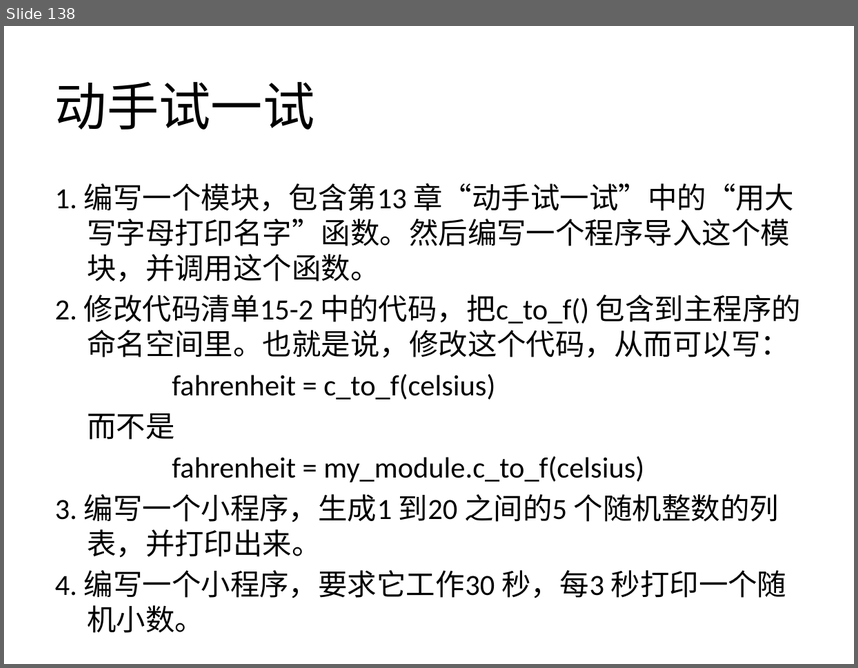
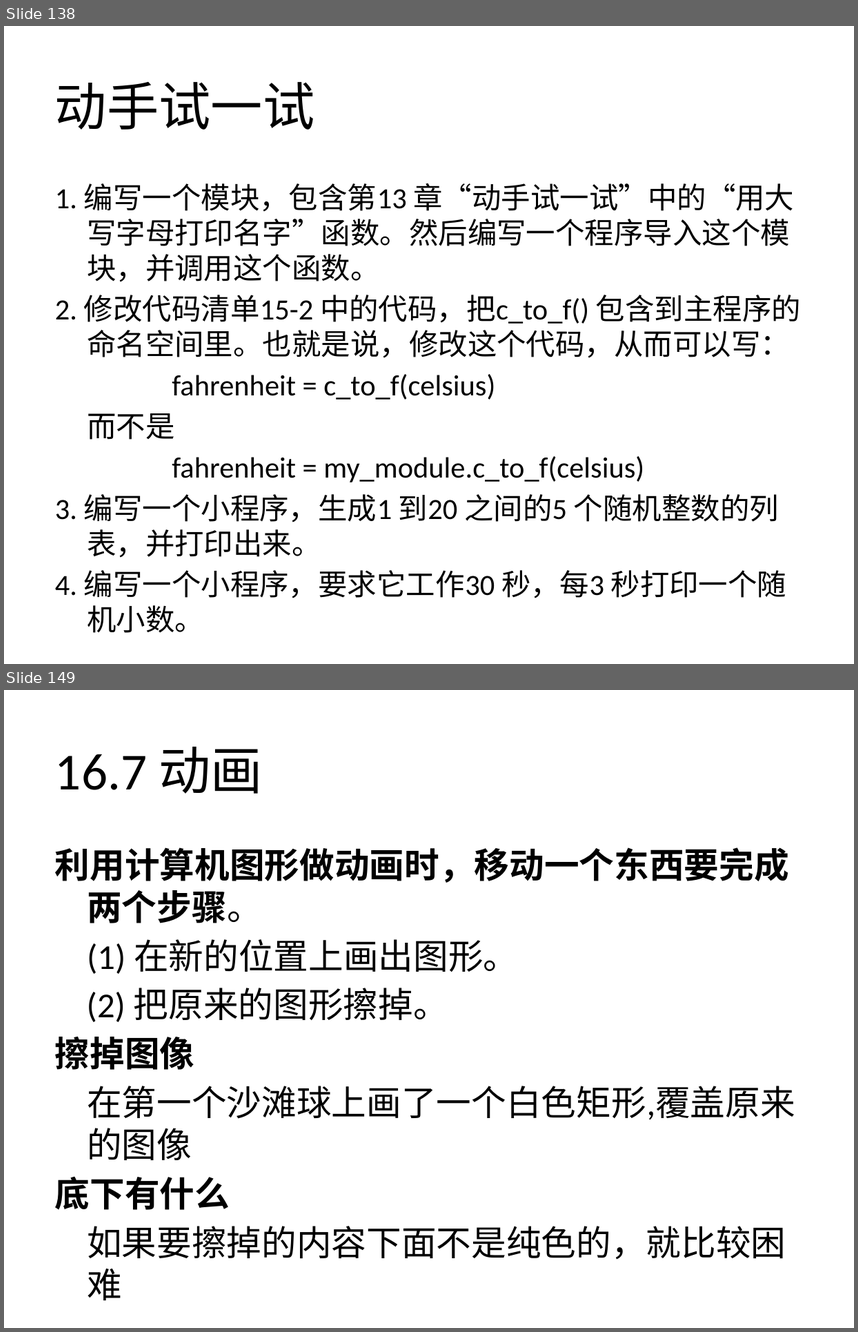
Before and after one commit to zhinan18/Python3, a slide deck: readme/Python3.pptx. Shown one above the other, each under a label of ours: slide 138 before the commit, slides 138 and 149 after it; the slides between them are not shown. The pictures are 858x668 and 858x1332 pixels, drawn with LibreOffice and Linux fonts; fonts in the diff are those of the drawing. Boxes give left, top, right and bottom in pixels: in the first picture for what was removed or moved away, otherwise in the second. Text is boxed around its words. In the diff, an @@ line names an element or a change of style, - is before the commit and + after.

```diff
--- a/readme/Python3.pptx
+++ b/readme/Python3.pptx
@@ slide 149 added at (4, 690, 854, 1328), background #FFFFFF @@
@@ title added at (55, 747, 263, 793), 44 pt, text #000000 @@
+16.7 动画
@@ text added at (55, 847, 795, 1259), 29.6 pt, text #000000 @@
+利用计算机图形做动画时，移动一个东西要完成两个步骤。
+(1) 在新的位置上画出图形。
+(2) 把原来的图形擦掉。
+擦掉图像
+在第一个沙滩球上画了一个白色矩形,覆盖原来的图像
+底下有什么
+如果要擦掉的内容下面不是纯色的，就比较困难
```
Also in this commit, not shown: 13 other slides added, 19 other files.
